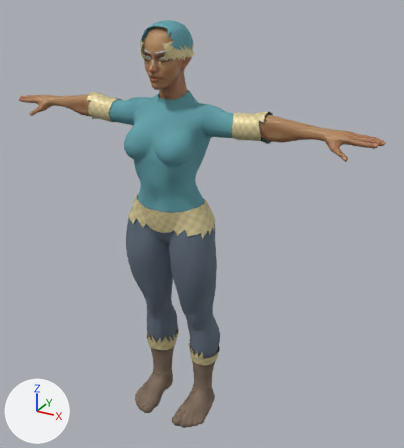
An edit to the glTF model godot-client/assets/actors/native/races/luminous_female.glb, drawn before and after from the same camera.
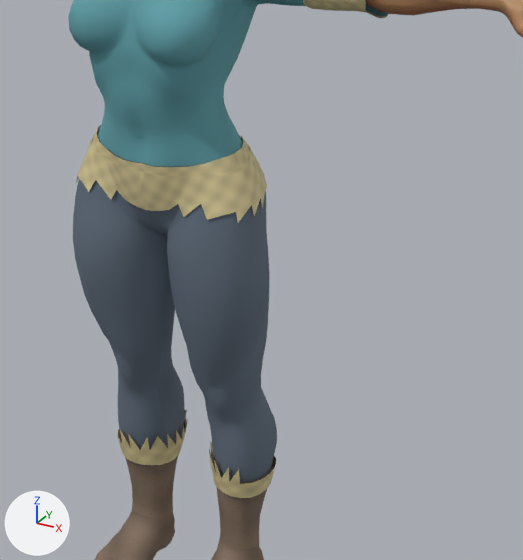
There are two pictures of each version: one whole from a 50 mm camera at (1.177, -1.857, 1.924) aimed at (0.1, 0.101, 0.944), one close up on the part from 23% to 83% of the width and 30% to 88% of the height. Arrows for +X, +Y and +Z are at lower left; the lights stay in place. The first two pictures are the older version. Vertices at exactly the same position are counted once.

The first close-up shows 'Body', 'Wardrobe_Boots', 'Wardrobe_Boots_Trim', 'Wardrobe_Pants', 'Wardrobe_Pants_Trim', 'Wardrobe_Shirt', 'Wardrobe_Shirt_Trim'.
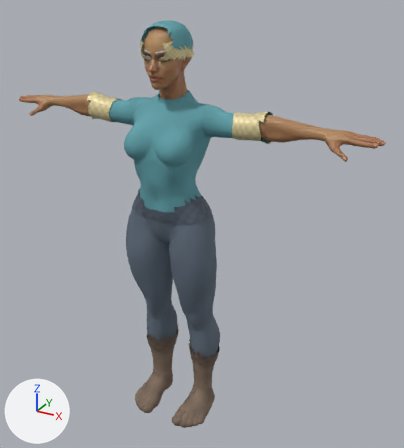
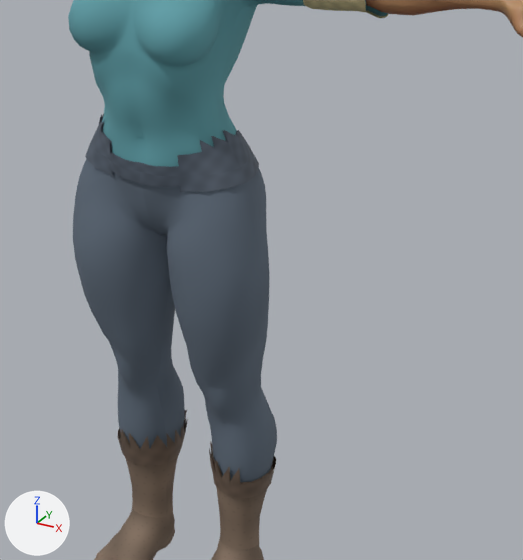
Pixel boxes (x1, y1, x2, y2) of what changed, in the close-ups (523 x 560 px):
'Wardrobe_Pants_Trim', deleted (beige): before (76, 138, 267, 223)
'Wardrobe_Pants_Seam', added (blue): after (85, 114, 259, 192)
'Wardrobe_Boots_Trim', recoloured (yellow to brown): (118, 423, 276, 498) in both
part 1 of me_wardrobe_shirt_trim, deleted (beige): before (91, 125, 250, 176)
part 2 of me_wardrobe_pants, added: after (101, 115, 237, 156)

The change, as a list of edits to the scene's bpy script:
```text
Add mat_luminous_boots_seam:
    mat_luminous_boots_seam = bpy.data.materials.new('Luminous Boots Seam')
    # colours: brown #7e6a5c
    # uses the picture img_luminous_boots_trim_base_color
Add mat_luminous_pants_seam:
    mat_luminous_pants_seam = bpy.data.materials.new('Luminous Pants Seam')
    # colours: greyish blue #5f6a79
    # uses the picture img_luminous_pants_trim_base_color
Change me_wardrobe_shirt_trim:
    used by ob_wardrobe_shirt_trim; location = (0.0, 0.0, 0.0)
    remove me_wardrobe_shirt_trim.from_pydata(...)  # 346 vertices, 546 faces; spans x -0.428..0.428, y -0.099..0.17, z 0.978..1.477
    add me_wardrobe_shirt_trim.from_pydata(...)  # 198 vertices, 320 faces; spans x -0.428..0.428, y -0.006..0.108, z 1.357..1.477
    me_wardrobe_shirt_trim part 1: the loose piece of 148 vertices spanning x -0.184..0.184, y -0.099..0.17, z 0.978..1.08 is deleted
Change me_wardrobe_pants:
    used by ob_wardrobe_pants; location = (0.0, 0.0, 0.0)
    remove me_wardrobe_pants.from_pydata(...)  # 1009 vertices, 1932 faces; spans x -0.214..0.214, y -0.096..0.168, z 0.211..1.075
    add me_wardrobe_pants.from_pydata(...)  # 1043 vertices, 1998 faces; spans x -0.214..0.214, y -0.096..0.168, z 0.211..1.12
    me_wardrobe_pants part 2
    34 vertices are added at x -0.15..0.15, y -0.081..0.101, z 1.07..1.12
    66 new faces join them
Change me_wardrobe_boots_trim:
    where me_wardrobe_boots_trim.from_pydata(...)  # 92 vertices, 94 faces; spans x -0.192..0.192, y 0.01..0.173, z 0.254..0.347
    remove me_wardrobe_boots_trim.materials.append(mat_luminous_boots_trim)
    add me_wardrobe_boots_trim.materials.append(mat_luminous_boots_seam)
Add me_wardrobe_pants_seam:
    me_wardrobe_pants_seam.from_pydata(...)  # 136 vertices, 196 faces; spans x -0.18..0.18, y -0.1..0.16, z 1.006..1.121
    me_wardrobe_pants_seam.materials.append(mat_luminous_pants_seam)
Remove ob_wardrobe_pants_trim:
    ob_wardrobe_pants_trim = bpy.data.objects.new('Wardrobe_Pants_Trim', me_wardrobe_pants_trim)
    ob_wardrobe_pants_trim.location = (0.0, 0.0, 0.0)
Add ob_wardrobe_pants_seam:
    ob_wardrobe_pants_seam = bpy.data.objects.new('Wardrobe_Pants_Seam', me_wardrobe_pants_seam)
    ob_wardrobe_pants_seam.location = (0.0, 0.0, 0.0)
```
